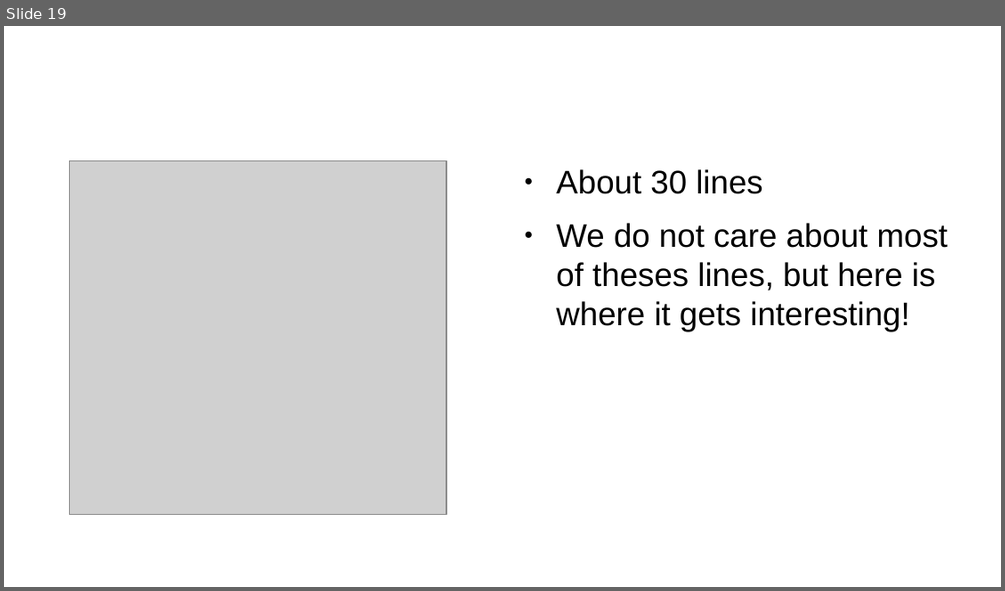
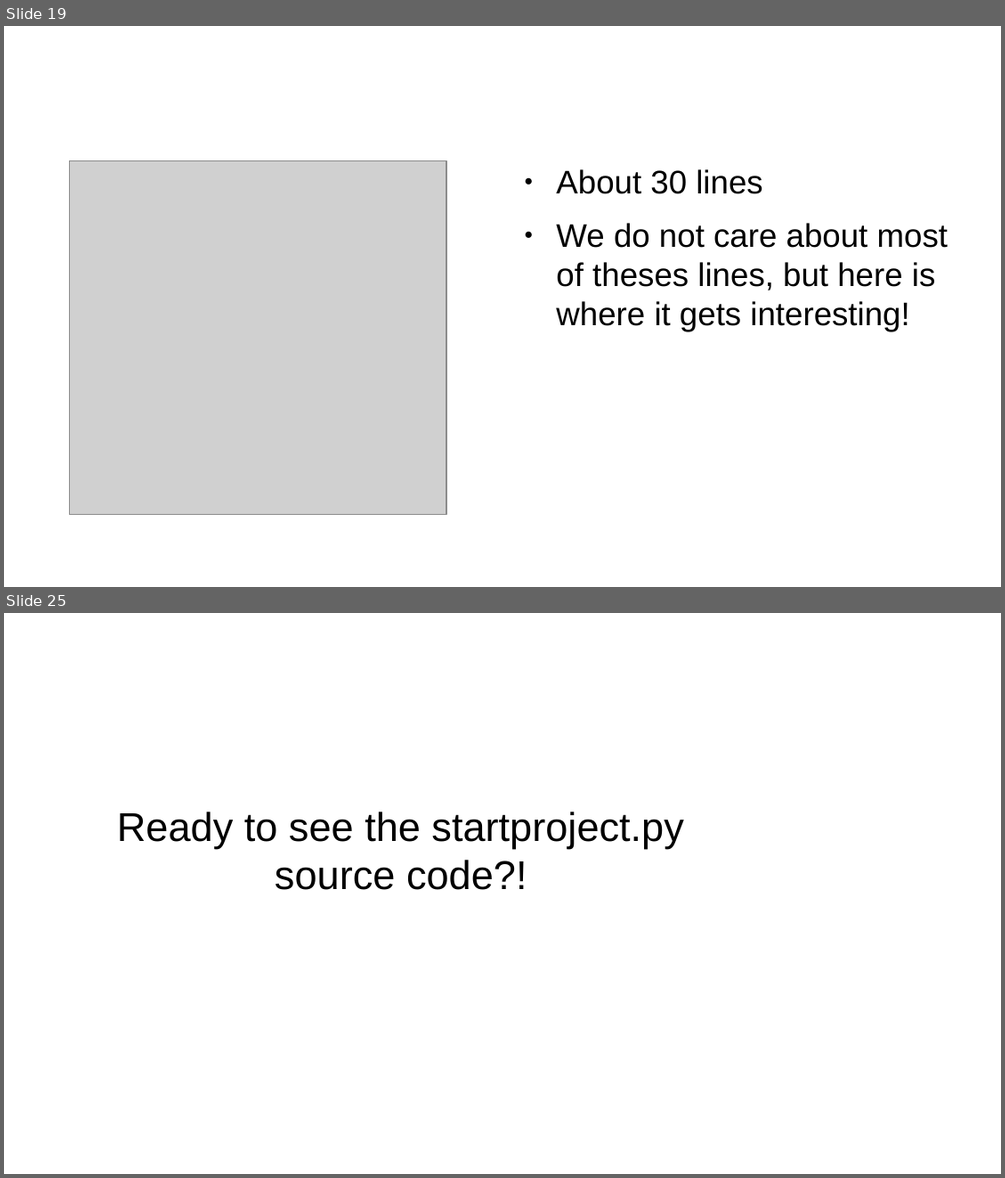
Before and after one commit to crazcalm/django-auto-generated-setup-talk, a slide deck: django_auto_generated_files_talk.odp. Shown one above the other, each under a label of ours: slide 19 before the commit, slides 19 and 25 after it; the slides between them are not shown. The pictures are 1005x591 and 1005x1178 pixels, drawn with LibreOffice and Linux fonts; fonts in the diff are those of the drawing; grey boxes stand for pictures; background and template pictures are left out. Boxes give left, top, right and bottom in pixels: in the first picture for what was removed or moved away, otherwise in the second. Text is boxed around its words. In the diff, an @@ line names an element or a change of style, - is before the commit and + after.

```diff
--- a/django_auto_generated_files_talk.odp
+++ b/django_auto_generated_files_talk.odp
@@ slide 25 added at <box>4,613,1001,1174</box>, background #FFFFFF @@
@@ subtitle added at <box>117,811,683,890</box>, 32 pt, text #000000 @@
+Ready to see the startproject.py source code?!
```
Also in this commit, not shown: 1 slide changed, 17 other slides added, 10 other files.
